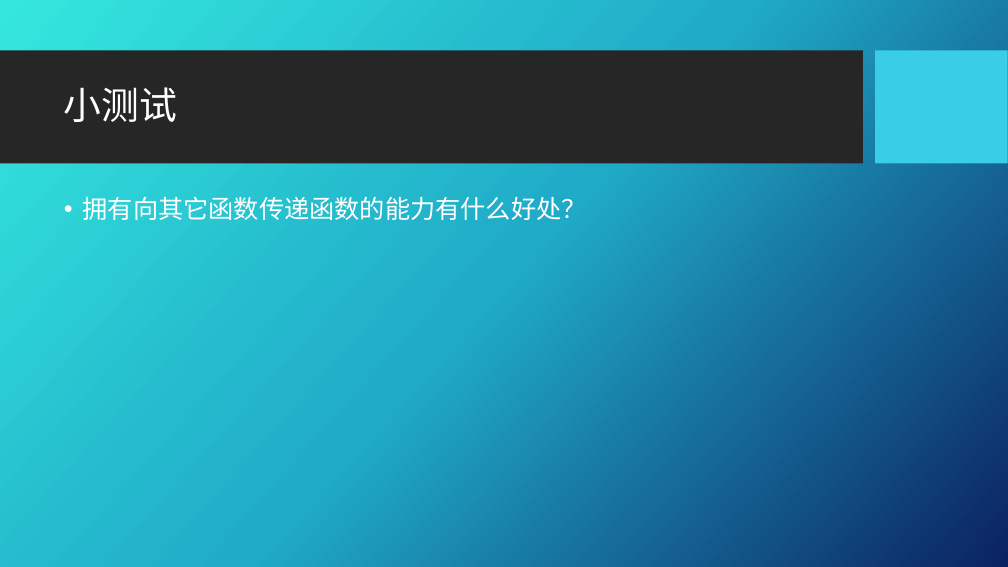
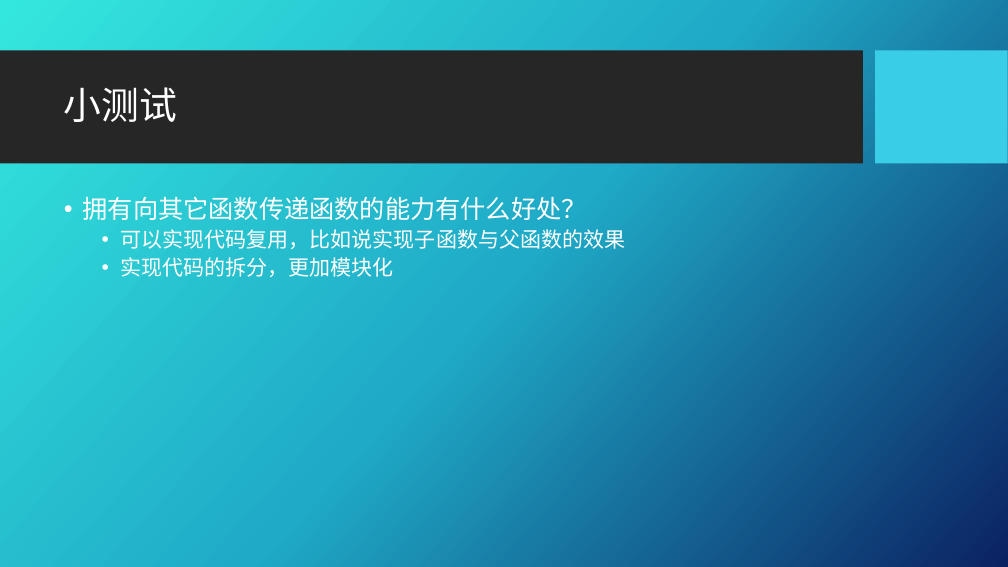
Before and after one commit to Applevegetable/note, a slide deck: slide 7 of PPT/Go 14.pptx. Drawn at 1008x567 pixels with LibreOffice and Linux fonts; fonts in the diff are those of the drawing; background and template pictures are left out. Boxes give left, top, right and bottom in pixels: in the first picture for what was removed or moved away, otherwise in the second. Text is boxed around its words. In the diff, an @@ line names an element or a change of style, - is before the commit and + after.

```diff
--- a/PPT/Go 14.pptx
+++ b/PPT/Go 14.pptx
@@ text at bbox=[121, 229, 626, 277]: paragraphs added @@
+  • 可以实现代码复用，比如说实现子函数与父函数的效果
+  • 实现代码的拆分，更加模块化
```
Also in this commit, not shown: 2 other slides changed, 13 other files.
